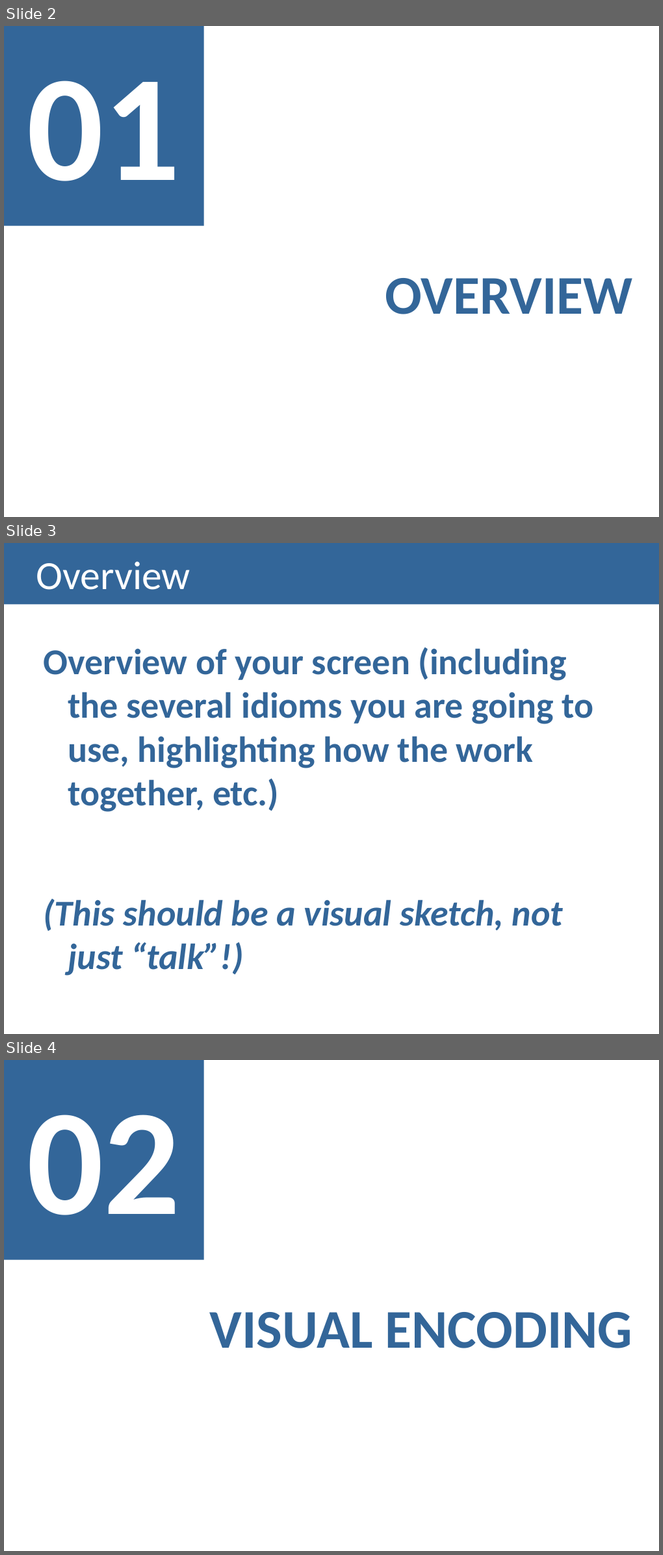
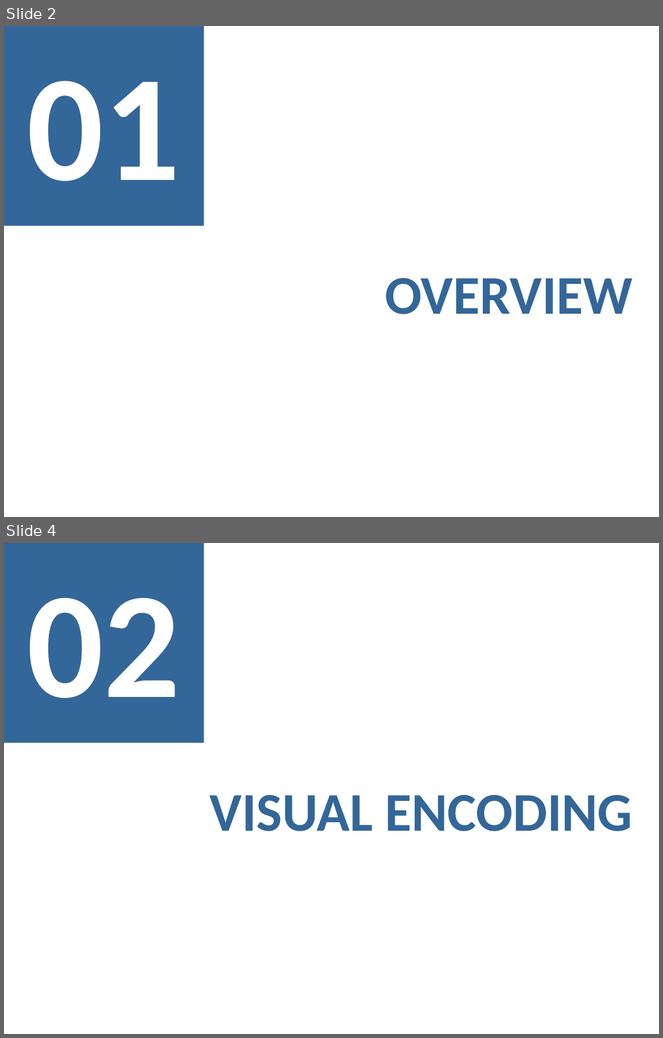
Before and after one commit to MargaridaMorais/information_visualization, a slide deck: CheckpointIII/CIII_G15.pptx. Shown one above the other, each under a label of ours: slides 2, 3 and 4 before the commit, slides 2 and 4 after it; the slides between them are not shown. The pictures are 663x1555 and 663x1038 pixels, drawn with LibreOffice and Linux fonts; fonts in the diff are those of the drawing. Boxes give left, top, right and bottom in pixels: in the first picture for what was removed or moved away, otherwise in the second. Text is boxed around its words. In the diff, an @@ line names an element or a change of style, - is before the commit and + after.

```diff
--- a/CheckpointIII/CIII_G15.pptx
+++ b/CheckpointIII/CIII_G15.pptx
@@ slide 3 removed at [4,543,659,1034], background #FFFFFF @@
@@ title removed at [4,543,659,605] @@
-Overview
@@ text removed at [43,647,594,976] @@
-Overview of your screen (including the several idioms you are going to use, highlighting how the work together, etc.)
-(This should be a visual sketch, not just “talk”!)
```
Also in this commit, not shown: 2 slides changed, 3 slides added, 3 other slides removed.
